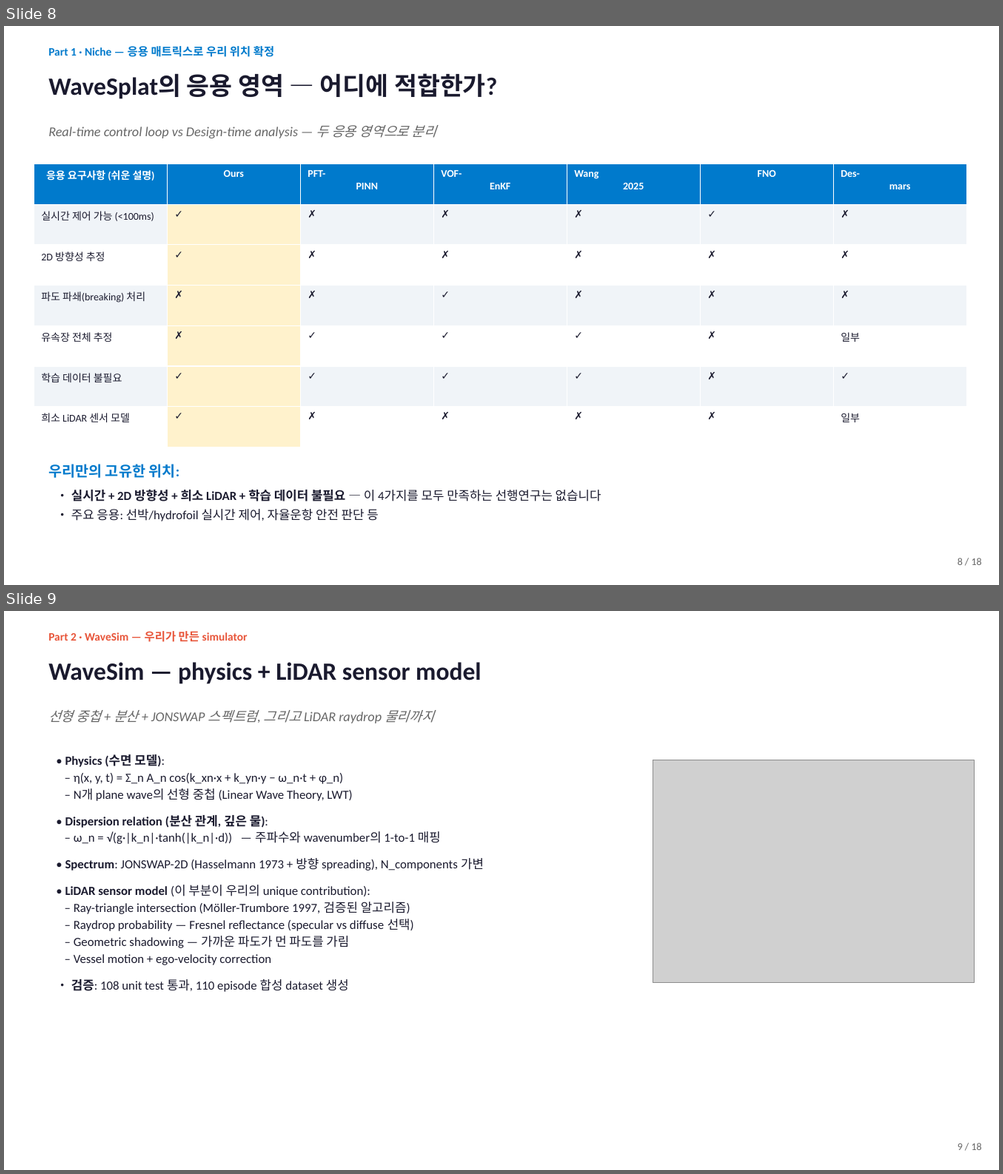
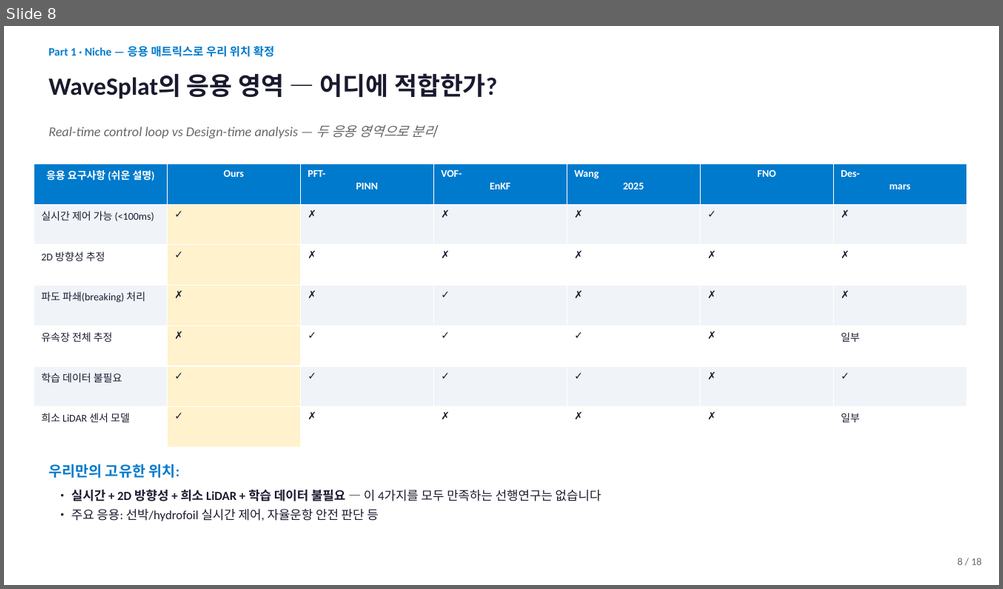
Before and after one commit to SAEYONGPARK94/wavesplat, a slide deck: wavesplat/docs/labmeeting_2026_05_13.pptx. Shown one above the other, each under a label of ours: slides 8 and 9 before the commit, slide 8 after it. The pictures are 1003x1174 and 1003x589 pixels, drawn with LibreOffice and Linux fonts; fonts in the diff are those of the drawing; grey boxes stand for pictures. Boxes give left, top, right and bottom in pixels: in the first picture for what was removed or moved away, otherwise in the second. Text is boxed around its words. In the diff, an @@ line names an element or a change of style, - is before the commit and + after.

```diff
--- a/wavesplat/docs/labmeeting_2026_05_13.pptx
+++ b/wavesplat/docs/labmeeting_2026_05_13.pptx
@@ slide 9 removed at box(4, 611, 999, 1170), background #FFFFFF @@
@@ text removed at box(48, 631, 247, 642) @@
-Part 2 · WaveSim — 우리가 만든 simulator
@@ text removed at box(48, 662, 481, 684) @@
-WaveSim — physics + LiDAR sensor model
@@ text removed at box(48, 710, 434, 723) @@
-선형 중첩 + 분산 + JONSWAP 스펙트럼, 그리고 LiDAR raydrop 물리까지
@@ text removed at box(65, 755, 484, 992) @@
-• Physics (수면 모델):
-– η(x, y, t) = Σ_n A_n cos(k_xn·x + k_yn·y − ω_n·t + φ_n)
-– N개 plane wave의 선형 중첩 (Linear Wave Theory, LWT)
-• Dispersion relation (분산 관계, 깊은 물):
-– ω_n = √(g·|k_n|·tanh(|k_n|·d)) — 주파수와 wavenumber의 1-to-1 매핑
-• Spectrum: JONSWAP-2D (Hasselmann 1973 + 방향 spreading), N_components 가변
-• LiDAR sensor model (이 부분이 우리의 unique contribution):
-– Ray-triangle intersection (Möller-Trumbore 1997, 검증된 알고리즘)
-– Raydrop probability — Fresnel reflectance (specular vs diffuse 선택)
-– Geometric shadowing — 가까운 파도가 먼 파도를 가림
-– Vessel motion + ego-velocity correction
-• 검증: 108 unit test 통과, 110 episode 합성 dataset 생성
@@ picture removed at box(653, 760, 974, 983) @@
@@ text removed at box(957, 1143, 982, 1150) @@
-9 / 18
```
Also in this commit, not shown: 3 slides changed, 2 slides added, 6 other files.
